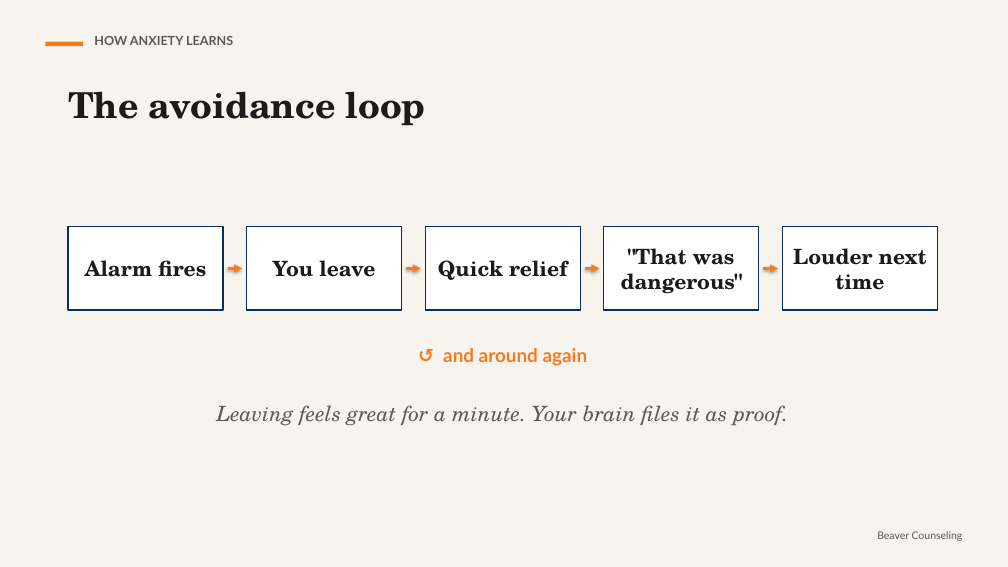
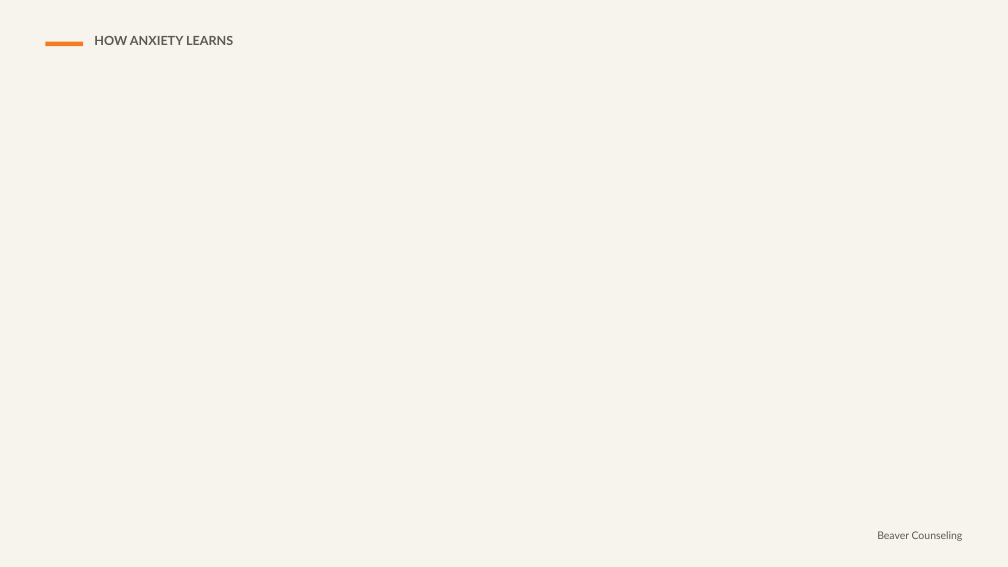
Before and after one commit to rmwtoolkit/bcds-toolkit, a slide deck: slide 11 of decks/the-false-alarm-lesson-v2.pptx (slide 5 before the commit). Drawn at 1008x567 pixels with LibreOffice and Linux fonts; fonts in the diff are those of the drawing; background and template pictures are left out. Boxes give left, top, right and bottom in pixels: in the first picture for what was removed or moved away, otherwise in the second. Text is boxed around its words. In the diff, an @@ line names an element or a change of style, - is before the commit and + after.

```diff
--- a/decks/the-false-alarm-lesson-v2.pptx
+++ b/decks/the-false-alarm-lesson-v2.pptx
@@ text removed at <box>68,91,426,126</box> @@
-The avoidance loop
@@ rectangle removed at <box>68,227,223,310</box> @@
@@ rectangle removed at <box>247,227,402,310</box> @@
@@ rectangle removed at <box>425,227,580,310</box> @@
@@ rectangle removed at <box>604,227,759,310</box> @@
@@ rectangle removed at <box>783,227,938,310</box> @@
@@ text removed at <box>85,260,206,277</box> @@
-Alarm fires
@@ arrow removed from (228, 268) to (242, 268) @@
@@ text removed at <box>273,260,375,277</box> @@
-You leave
@@ arrow removed from (406, 268) to (421, 268) @@
@@ text removed at <box>438,260,567,280</box> @@
-Quick relief
@@ arrow removed from (585, 268) to (600, 268) @@
@@ text removed at <box>621,248,742,294</box> @@
-"That was dangerous"
@@ arrow removed from (764, 268) to (778, 268) @@
@@ text removed at <box>793,248,927,290</box> @@
-Louder next time
@@ text removed at <box>443,348,588,366</box> @@
-↺ and around again
@@ text removed at <box>217,405,788,425</box> @@
-Leaving feels great for a minute. Your brain files it as proof.
```
Also in this commit, not shown: 11 other slides changed, 18 slides added, 1 slide removed, 20 other files.
